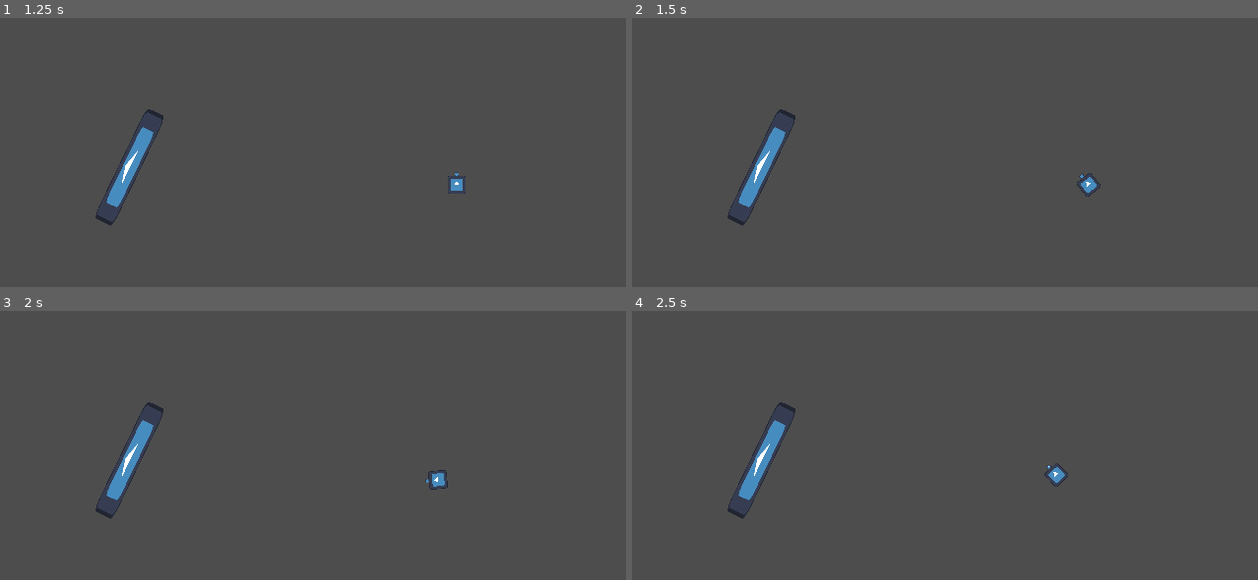
Above: before the commit, frames 1-4 (two rows, left to right).
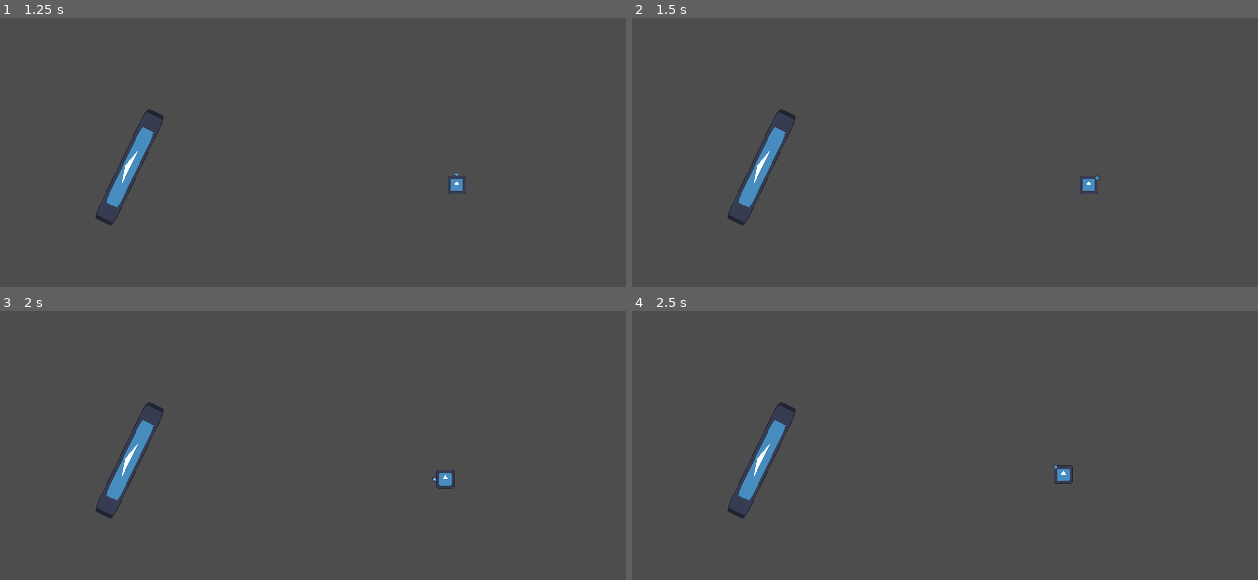
Above: after the commit, the same moments.

Repository: gabriel-r-s/vamp-theft-survivors
Game: Godot game, scene res://scenes/enemy_debug.tscn
Same seed, same stepped clock (60 frames per second), same inputs: the game is played once before the commit and once after it. The project has no main scene, so this scene is started directly. The engine's default icon, where the game draws it, is replaced by a stand-in: a white triangle on a blue panel in a dark square. Sound files missing from this copy of the repository are replaced by a short silence.
Inputs (mouse positions are in pixels of both pictures, inside the frame that each line leads up to):
- Up to frame 1 (1.25 s): tap Enter at 0.5 s; move the mouse to (450, 176) at 0.52 s; click (450, 176) at 0.67 s
- Up to frame 2 (1.5 s): tap Space at 1.25 s; move the mouse to (819, 211) at 1.27 s; click (819, 211) at 1.42 s
- Up to frame 3 (2 s): no input
- Up to frame 4 (2.5 s): move the mouse to (1007, 410) at 2.02 s; click (1007, 410) at 2.17 s

Frame 1 is identical in both runs. In frame 2, less than 0.1% of the frame differs, in the area x 71-75%, y 57-67%; in frame 3, 0.1%; in frame 4, 0.2%, in the area x 65-71%, y 56-66%.

Commit message:
Player Rotation Update

Diff:
--- a/scenes/player.tscn
+++ b/scenes/player.tscn
@@ -1,8 +1,9 @@
-[gd_scene load_steps=5 format=3 uid="uid://h1nde6a6fvpg"]
+[gd_scene load_steps=6 format=3 uid="uid://h1nde6a6fvpg"]
 
 [ext_resource type="Texture2D" uid="uid://b0k8v2tca5hxt" path="res://icon.svg" id="1_3vyb7"]
 [ext_resource type="Script" uid="uid://dffoeh33g56im" path="res://scripts/player/player_controller.gd" id="1_g2els"]
 [ext_resource type="PackedScene" uid="uid://k4j4n3qmbnxl" path="res://scenes/player_bullet.tscn" id="2_qhqgy"]
+[ext_resource type="Script" uid="uid://bcmgmdtao3ni6" path="res://scripts/player/player_direction.gd" id="4_dqkch"]
 
 [sub_resource type="RectangleShape2D" id="RectangleShape2D_g2els"]
 
@@ -21,6 +22,7 @@
 
 [node name="Direction" type="Node2D" parent="."]
 position = Vector2(0, -11)
+script = ExtResource("4_dqkch")
 
 [node name="Sprite2D" type="Sprite2D" parent="Direction"]
 scale = Vector2(0.0351562, 0.0351562)
--- a/scripts/player/player_bullet.gd
+++ b/scripts/player/player_bullet.gd
@@ -10,35 +10,35 @@
 var dir: Vector2 = Vector2.LEFT
 
 func dmg(dmg_: float) -> PlayerBullet:
-    self.damage = dmg_
-    return self
+	self.damage = dmg_
+	return self
 
 func set_target(tgt_: WeakRef) -> PlayerBullet:
-    self.target = tgt_
-    return self
+	self.target = tgt_
+	return self
 
 func set_start_position(pos_: Vector2) -> PlayerBullet:
-    self.global_position = pos_
-    return self
+	self.global_position = pos_
+	return self
 
 func timeout(secs: float) -> PlayerBullet:
-    self.timer.wait_time = secs
-    return self
+	self.timer.wait_time = secs
+	return self
 
 func _ready() -> void:
-    timer.start()
+	timer.start()
 
 func _physics_process(_delta: float) -> void:
-    var target_ref = target.get_ref()
-    if target_ref != null:
-        dir = self.position.direction_to(target_ref.position)
-    velocity = dir * speed
-    move_and_slide()
+	var target_ref = target.get_ref()
+	if target_ref != null:
+		dir = self.position.direction_to(target_ref.position)
+	velocity = dir * speed
+	move_and_slide()
 
 func _on_timer_timeout() -> void:
-    queue_free()
+	queue_free()
 
 func _on_area_2d_body_entered(body: Node2D) -> void:
-    if body.has_method("get_hit"):
-        body.get_hit(self.damage)
-    queue_free()
+	if body.has_method("get_hit"):
+		body.get_hit(self.damage)
+	queue_free()
--- a/scripts/player/player_controller.gd
+++ b/scripts/player/player_controller.gd
@@ -1,6 +1,6 @@
 extends CharacterBody2D
 
-@export var rot_dir: Node2D
+@export var rot_dir: PlayerDirection
 @export var move_speed: float = 50.0
 @export var rot_speed: float = 10.0
 @export var player_bullet_scene: PackedScene
@@ -16,75 +16,78 @@
 var is_rotating: bool = false
 var is_attacking: bool = false
 
+func _ready() -> void:
+	rot_dir.set_radius(self.global_position.y - rot_dir.global_position.y)
+
 func _physics_process(_delta: float) -> void:
-    velocity.x = move_toward(velocity.x, 0.0, move_speed)
-    velocity.y = move_toward(velocity.y, 0.0, move_speed)
-    if is_rotating:
-        if check_vector_threshold(
-            Vector2(rot_pos - global_position).normalized(),
-            Vector2(rot_dir.global_position - global_position).normalized(),
-            0.1
-        ):
-            velocity_rot = 0.0
-            is_rotating = false
-        rotate(velocity_rot)
-    elif is_attacking:
-        velocity_dir = Vector2.ZERO
-        fire_bullet(target_node)
-        is_attacking = false
-    elif is_moving:
-        if check_vector_threshold(move_pos, global_position, 1.0) and velocity_dir != Vector2.ZERO:
-            velocity_dir = Vector2.ZERO
-            is_moving = false
-        velocity = velocity_dir * move_speed
-    move_and_slide()
+	velocity.x = move_toward(velocity.x, 0.0, move_speed)
+	velocity.y = move_toward(velocity.y, 0.0, move_speed)
+	if is_rotating:
+		if check_vector_threshold(
+			Vector2(rot_pos - global_position).normalized(),
+			Vector2(rot_dir.global_position - global_position).normalized(),
+			0.1
+		):
+			velocity_rot = 0.0
+			is_rotating = false
+		rot_dir.rotate_around_point(self.global_position, velocity_rot)
+	elif is_attacking:
+		velocity_dir = Vector2.ZERO
+		fire_bullet(target_node)
+		is_attacking = false
+	elif is_moving:
+		if check_vector_threshold(move_pos, global_position, 1.0) and velocity_dir != Vector2.ZERO:
+			velocity_dir = Vector2.ZERO
+			is_moving = false
+		velocity = velocity_dir * move_speed
+	move_and_slide()
 
 func _input(event: InputEvent) -> void:
-    if event is InputEventMouseButton:
-        if event.button_index == MOUSE_BUTTON_LEFT and event.pressed:
-            var targets: Array[Dictionary] = find_targets(event)
-            if targets.size() > 0:
-                var collider: CollisionObject2D = targets[0]['collider']
-                if collider.get_collision_layer_value(3) and collider.get_collision_layer_value(5):
-                    var target := collider as Node2D
-                    rot_pos = target.position
-                    target_node = weakref(target)
-                    rotate_pov()
-                    is_attacking = true
-            else:
-                move_pos = event.global_position
-                rot_pos = move_pos
-                velocity_dir = Vector2(move_pos - global_position).normalized()
-                rotate_pov()
-                is_moving = true
+	if event is InputEventMouseButton:
+		if event.button_index == MOUSE_BUTTON_LEFT and event.pressed:
+			var targets: Array[Dictionary] = find_targets(event)
+			if targets.size() > 0:
+				var collider: CollisionObject2D = targets[0]['collider']
+				if collider.get_collision_layer_value(3) and collider.get_collision_layer_value(5):
+					var target := collider as Node2D
+					rot_pos = target.position
+					target_node = weakref(target)
+					rotate_pov()
+					is_attacking = true
+			else:
+				move_pos = event.global_position
+				rot_pos = move_pos
+				velocity_dir = Vector2(move_pos - global_position).normalized()
+				rotate_pov()
+				is_moving = true
 
 func check_vector_threshold(pos1: Vector2, pos2: Vector2, limit: float) -> bool:
-    var mod: Vector2 = pos1 - pos2
-    var x: bool = mod.x < limit and mod.x > -limit
-    var y: bool = mod.y < limit and mod.y > -limit
-    return x and y
+	var mod: Vector2 = pos1 - pos2
+	var x: bool = mod.x < limit and mod.x > -limit
+	var y: bool = mod.y < limit and mod.y > -limit
+	return x and y
 
 func rotate_pov():
-    var rot_angle: float = get_rotation_angle(global_position, rot_dir.global_position, rot_pos)
-    velocity_rot = rot_angle / rot_speed
-    is_rotating = true
+	var rot_angle: float = get_rotation_angle(global_position, rot_dir.global_position, rot_pos)
+	velocity_rot = rot_angle / rot_speed
+	is_rotating = true
 
 func find_targets(event: InputEventMouseButton) -> Array[Dictionary]:
-    var mouse_pos: Vector2 = event.global_position
-    var space_state: PhysicsDirectSpaceState2D = get_world_2d().direct_space_state
-    var query: PhysicsPointQueryParameters2D = PhysicsPointQueryParameters2D.new()
-    query.position = mouse_pos
-    query.collide_with_areas = true
-    query.collide_with_bodies = true
+	var mouse_pos: Vector2 = event.global_position
+	var space_state: PhysicsDirectSpaceState2D = get_world_2d().direct_space_state
+	var query: PhysicsPointQueryParameters2D = PhysicsPointQueryParameters2D.new()
+	query.position = mouse_pos
+	query.collide_with_areas = true
+	query.collide_with_bodies = true
 
-    return space_state.intersect_point(query)
+	return space_state.intersect_point(query)
 
 func fire_bullet(node: WeakRef):
-    var player_bullet: PlayerBullet = player_bullet_scene.instantiate()
-    player_bullet = player_bullet.dmg(damage).set_target(node).set_start_position(self.global_position).timeout(4.0)
-    add_sibling(player_bullet)
+	var player_bullet: PlayerBullet = player_bullet_scene.instantiate()
+	player_bullet = player_bullet.dmg(damage).set_target(node).set_start_position(self.global_position).timeout(4.0)
+	add_sibling(player_bullet)
 
 func get_rotation_angle(vA: Vector2, vB: Vector2, vC: Vector2) -> float:
-    var vAB: Vector2 = vB - vA
-    var vAC: Vector2 = vC - vA
-    return vAB.angle_to(vAC)
+	var vAB: Vector2 = vB - vA
+	var vAC: Vector2 = vC - vA
+	return vAB.angle_to(vAC)
--- /dev/null
+++ b/scripts/player/player_direction.gd
@@ -0,0 +1,18 @@
+extends Node2D
+class_name PlayerDirection
+
+var radius: float = 1.0
+var angle: float = 0.0
+
+func set_radius(r_: float) -> PlayerDirection:
+	radius = r_
+	return self
+
+func rotate_around_point(point: Vector2, rot_speed: float) -> void:
+	angle += rot_speed
+
+	var n_x: float = point.x + cos(angle) * radius
+	var n_y: float = point.y + sin(angle) * radius
+
+	global_position = Vector2(n_x, n_y)
+	rotation = angle
Not shown, added: scripts/player/player_direction.gd.uid
